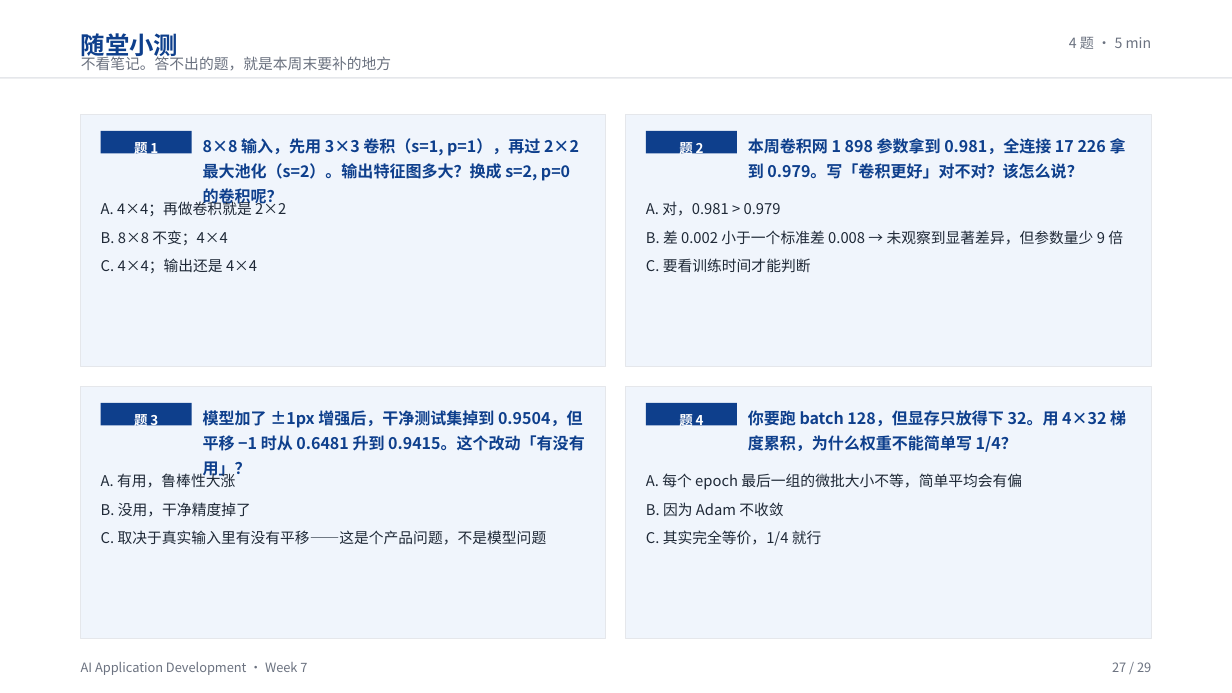
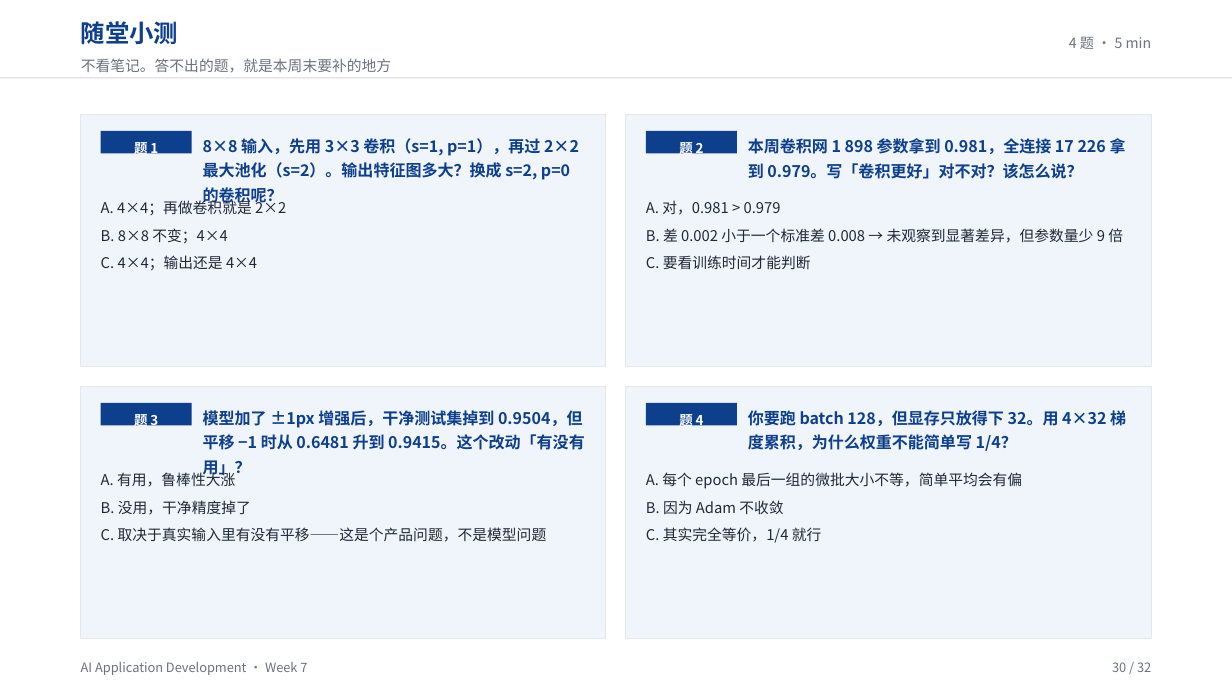
Before and after one commit to klausren/ai-application-development, a slide deck: slide 30 of lectures/week-07/lecture-zh.pptx (slide 27 before the commit). Drawn at 1232x693 pixels with LibreOffice and Linux fonts; fonts in the diff are those of the drawing. Boxes give left, top, right and bottom in pixels: in the first picture for what was removed or moved away, otherwise in the second. Text is boxed around its words. In the diff, an @@ line names an element or a change of style, - is before the commit and + after.

```diff
--- a/lectures/week-07/lecture-zh.pptx
+++ b/lectures/week-07/lecture-zh.pptx
@@ text "随堂小测": place and size @@
-text "随堂小测" at [81,33,178,60]
+text "随堂小测" at [81,21,178,45]
@@ text "不看笔记。答不出的题，就是本周末要补的地方": place and size @@
-text "不看笔记。答不出的题，就是本周末要补的地方" at [81,54,391,70]
+text "不看笔记。答不出的题，就是本周末要补的地方" at [81,58,391,72]
@@ line spacing 1.4 to 1.34 in 4 elements at [646,200,1123,270], [101,198,286,270], [101,470,547,542], [646,472,1022,543] @@
@@ text at [1112,662,1151,672]: text changed @@
-27 / 29
+30 / 32
```
Also in this commit, not shown: 27 other slides changed, 3 slides added, 18 other files.
